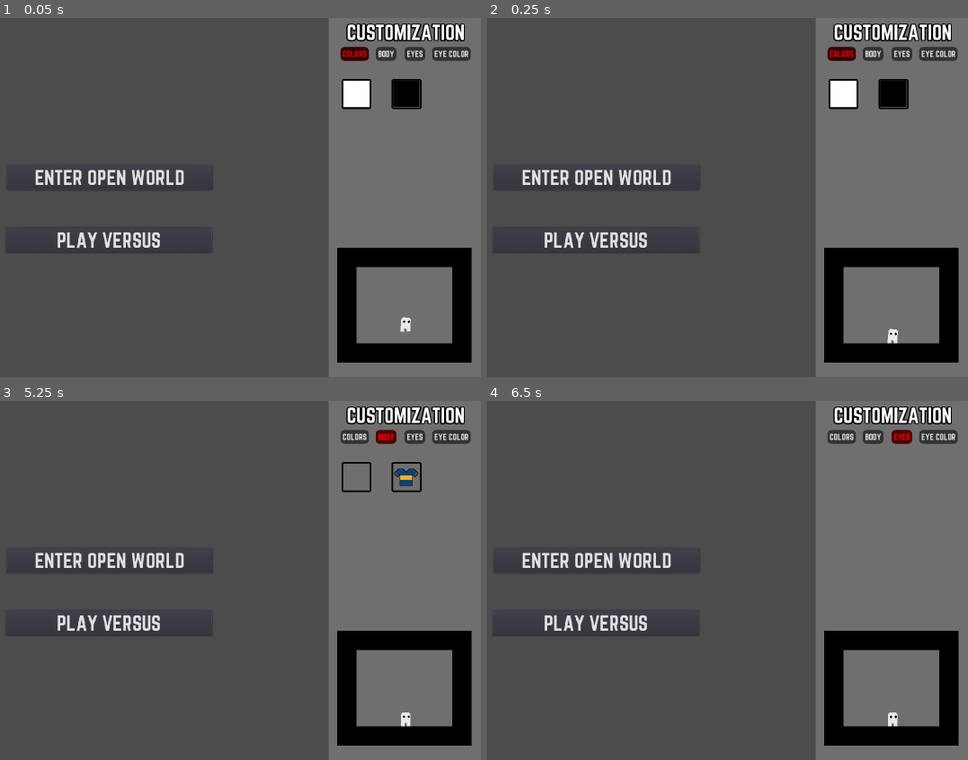
Above: before the commit, frames 1-4 (two rows, left to right).
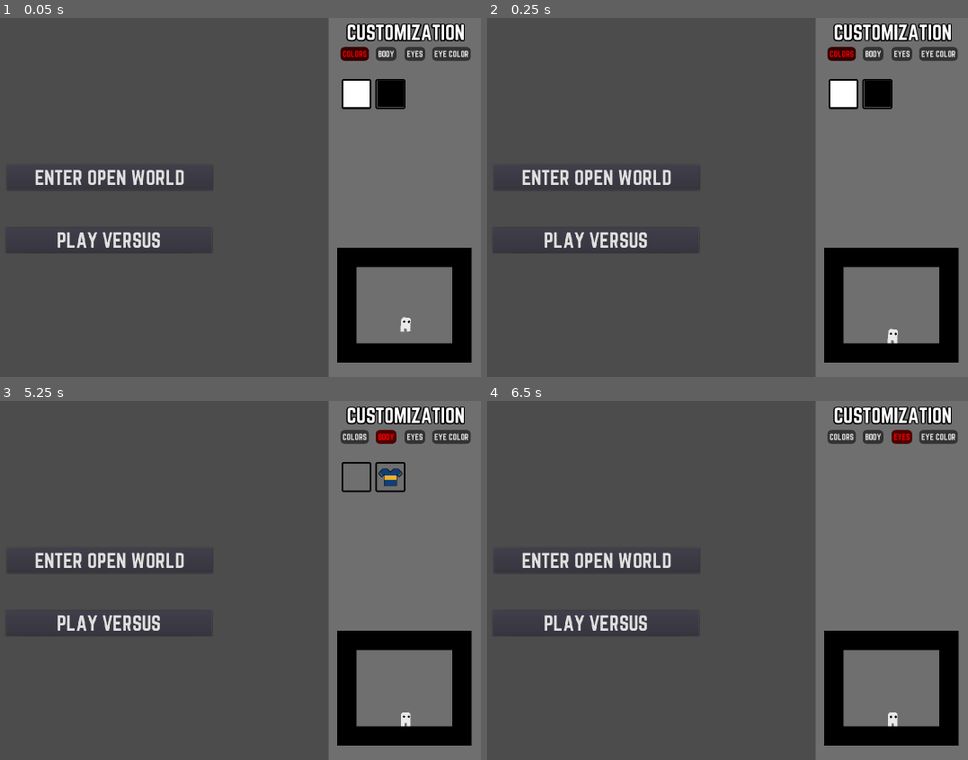
Above: after the commit, the same moments.

Repository: Maigal/gorace
Game: Godot game, scene res://Lobby.tscn
Two runs of this game, one before a commit and one after it. Both use one fixed random seed, a clock stepped at 60 frames per second and the inputs below. This scene is started directly instead of the project's main scene.
Inputs (mouse positions are in pixels of both pictures, inside the frame that each line leads up to):
- Up to frame 1 (0.05 s): no input
- Up to frame 2 (0.25 s): no input
- Up to frame 3 (5.25 s): click (355, 476) at 0.52 s; click "PLAY VERSUS" at 1.25 s; click "PLAY VERSUS" at 2 s; click "ENTER OPEN WORLD" at 2.75 s; click "ENTER OPEN WORLD" at 3.5 s; click "COLORS" at 4.25 s; click "BODY" at 5 s
- Up to frame 4 (6.5 s): click "EYES" at 5.75 s

The runs differ from the first frame. In frame 1, 0.6% of the frame differs, in the area x 77-88%, y 17-26%; in frame 2, 0.6%; in frame 3, 0.5%; in frame 4, nothing differs.
Error in both runs: Invalid get index 'description' (on base: 'Dictionary'). (res://LobbyCustomization.gd:26)

Commit message:
boquita

Diff:
--- a/client/Lobby.tscn
+++ b/client/Lobby.tscn
@@ -233,8 +233,8 @@
 
 [node name="GridContainer" type="GridContainer" parent="LobbyCustomization/Background/ScrollContainer"]
 custom_constants/vseparation = 50
-custom_constants/hseparation = 50
-columns = 3
+custom_constants/hseparation = 10
+columns = 4
 [connection signal="pressed" from="ButtonOpenWorld" to="." method="_on_ButtonOpenWorld_pressed"]
 [connection signal="pressed" from="ButtonMatchmaking" to="." method="_on_ButtonMatchmaking_pressed"]
 [connection signal="pressed" from="ButtonCancelQueue" to="." method="_on_ButtonCancelQueue_pressed"]
--- a/client/LobbyCustomization.gd
+++ b/client/LobbyCustomization.gd
@@ -29,6 +29,10 @@
 
 func selected_item(index):
 	print('selected item index: ', index)
+	var data = {}
+	data[selectedCategory] = index
+
+	get_tree().call_group('player', 'get_player_customization_data', data)
 
 
 func _on_Change_Category_pressed(arg):
--- a/client/Misc/ListItem.gd
+++ b/client/Misc/ListItem.gd
@@ -8,6 +8,7 @@
 
 func _ready():
 	$ItemImg.texture_normal = load(image)
+	$ItemImg.hint_tooltip = item_name
 
 func _on_ItemImg_pressed():
 	isSelected = true
--- a/client/Player.gd
+++ b/client/Player.gd
@@ -28,13 +28,27 @@
 var isDead = false
 
 func get_player_customization_data(data):
-	if data.nickname:
+	if data.has('nickname'):
 		nickname = data.nickname
 
-	$Rig.change_body_equip(data.body_equip)
-	$Rig.change_eyes(data.eyes)
-	$Rig.change_body_color(data.body_color)
-	$Rig.change_eyes_color(data.eyes_color)
+	if data.has('body_equip'):
+		$Rig.change_body_equip(data.body_equip)
+
+	if data.has('body_equips'):
+		$Rig.change_body_equip(data.body_equips)
+
+	if data.has('eyes'):
+		$Rig.change_eyes(data.eyes)
+
+	if data.has('body_color'):
+		$Rig.change_body_color(data.body_color)
+
+	if data.has('body_colors'):
+		$Rig.change_body_color(data.body_colors)
+
+	if data.has('eyes_color'):
+		$Rig.change_eyes_color(data.eyes_color)
+
 
 func _ready():
 	pass
